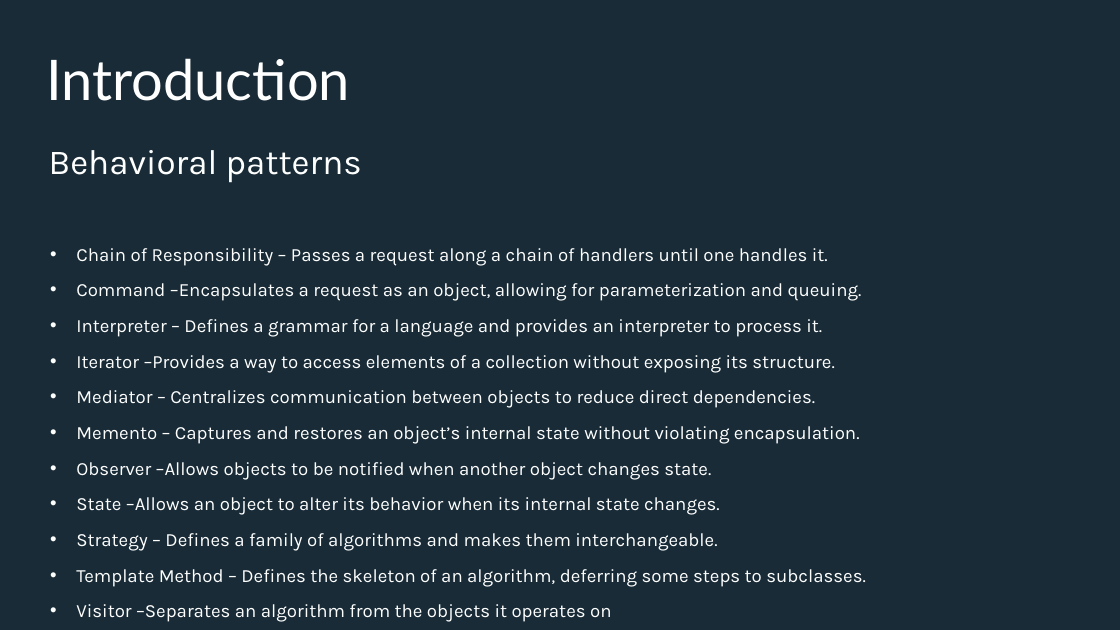
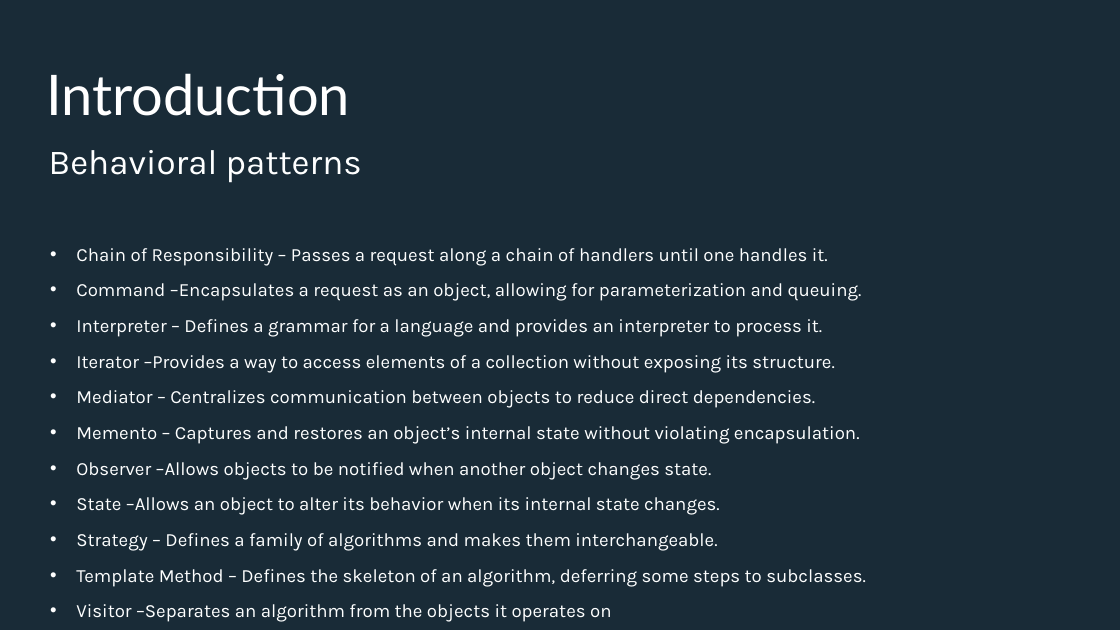
Before and after one commit to Iamsdl/Endava-DesignPatterns, a slide deck: slide 8 of PPT/Back to the basics, explaining design patterns with real life examples - Bridge & Prototype.pptx (slide 6 before the commit). Drawn at 1120x630 pixels with LibreOffice and Linux fonts; fonts in the diff are those of the drawing; background and template pictures are left out. Boxes give left, top, right and bottom in pixels: in the first picture for what was removed or moved away, otherwise in the second. Text is boxed around its words. In the diff, an @@ line names an element or a change of style, - is before the commit and + after.

```diff
--- a/PPT/Back to the basics, explaining design patterns with real life examples - Bridge & Prototype.pptx
+++ b/PPT/Back to the basics, explaining design patterns with real life examples - Bridge & Prototype.pptx
@@ title "Introduction": place and size @@
-title "Introduction" at (46,58,350,101)
+title "Introduction" at (46,73,350,116)
```
Also in this commit, not shown: 15 other slides changed, 5 slides added, 26 other files.
